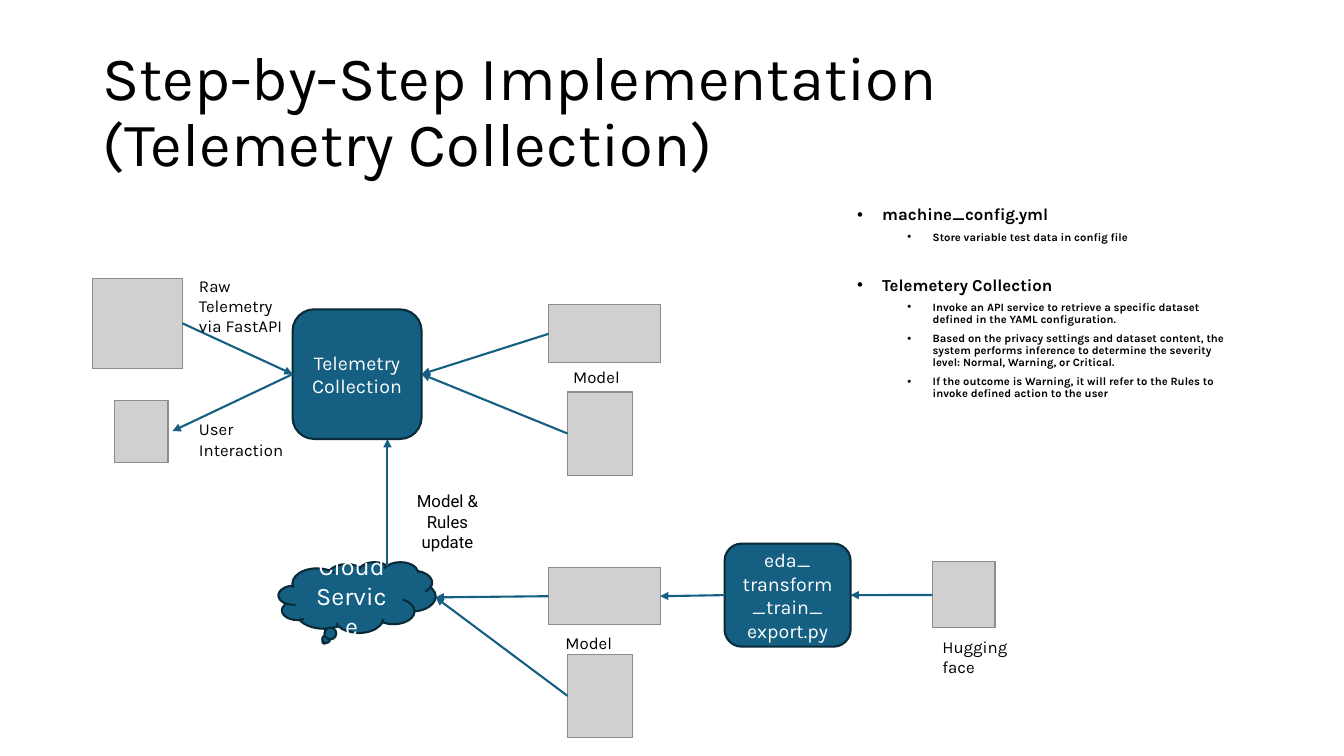
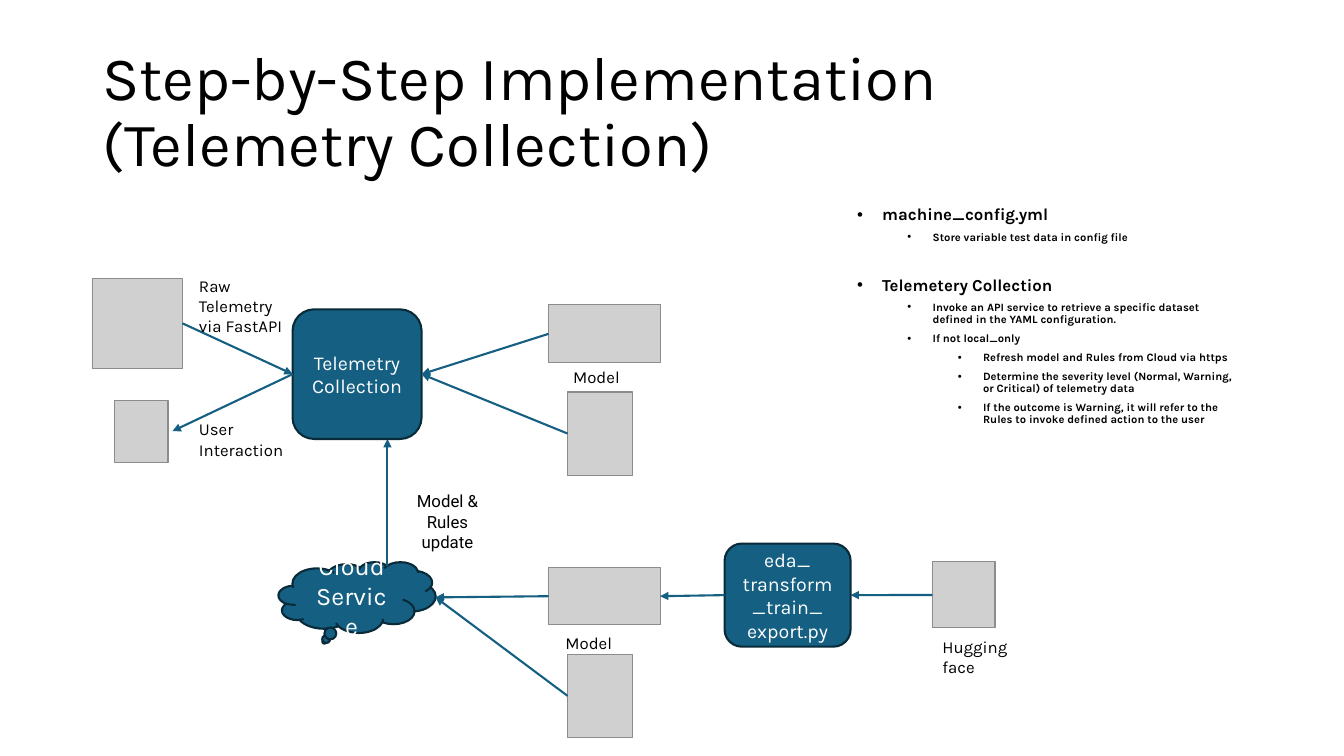
Before and after one commit to SeahChenKhoon/smart-telemetry-agent, a slide deck: slide 7 of doc/Intelligent_Assistant_Proposal.pptx. Drawn at 1344x756 pixels with LibreOffice and Linux fonts; fonts in the diff are those of the drawing; grey boxes stand for pictures. Boxes give left, top, right and bottom in pixels: in the first picture for what was removed or moved away, otherwise in the second. Text is boxed around its words. In the diff, an @@ line names an element or a change of style, - is before the commit and + after.

Commit message:
docs: Include refresh of model and rules from cloud

```diff
--- a/doc/Intelligent_Assistant_Proposal.pptx
+++ b/doc/Intelligent_Assistant_Proposal.pptx
@@ text at <box>933,334,1231,395</box>: text changed @@
-  • Based on the privacy settings and dataset content, the system performs inference to determine the severity level: Normal, Warning, or Critical.
+  • If not local_only
+    • Refresh model and Rules from Cloud via https
+    • Determine the severity level (Normal, Warning, or Critical) of telemetry data
@@ text at <box>983,403,1218,423</box>: list level 2 to 3 in "If the outcome is Warning, ..." @@
```
